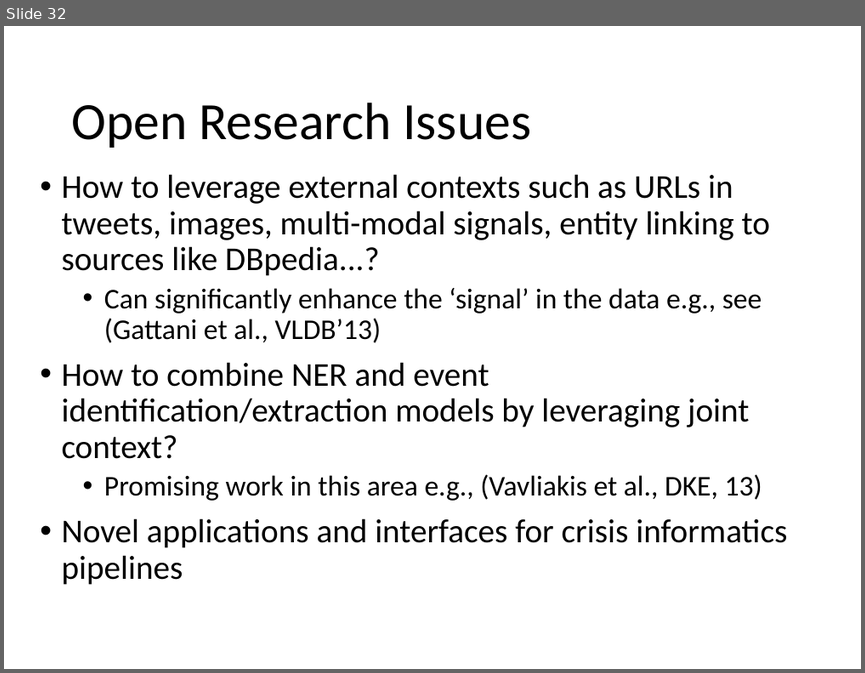
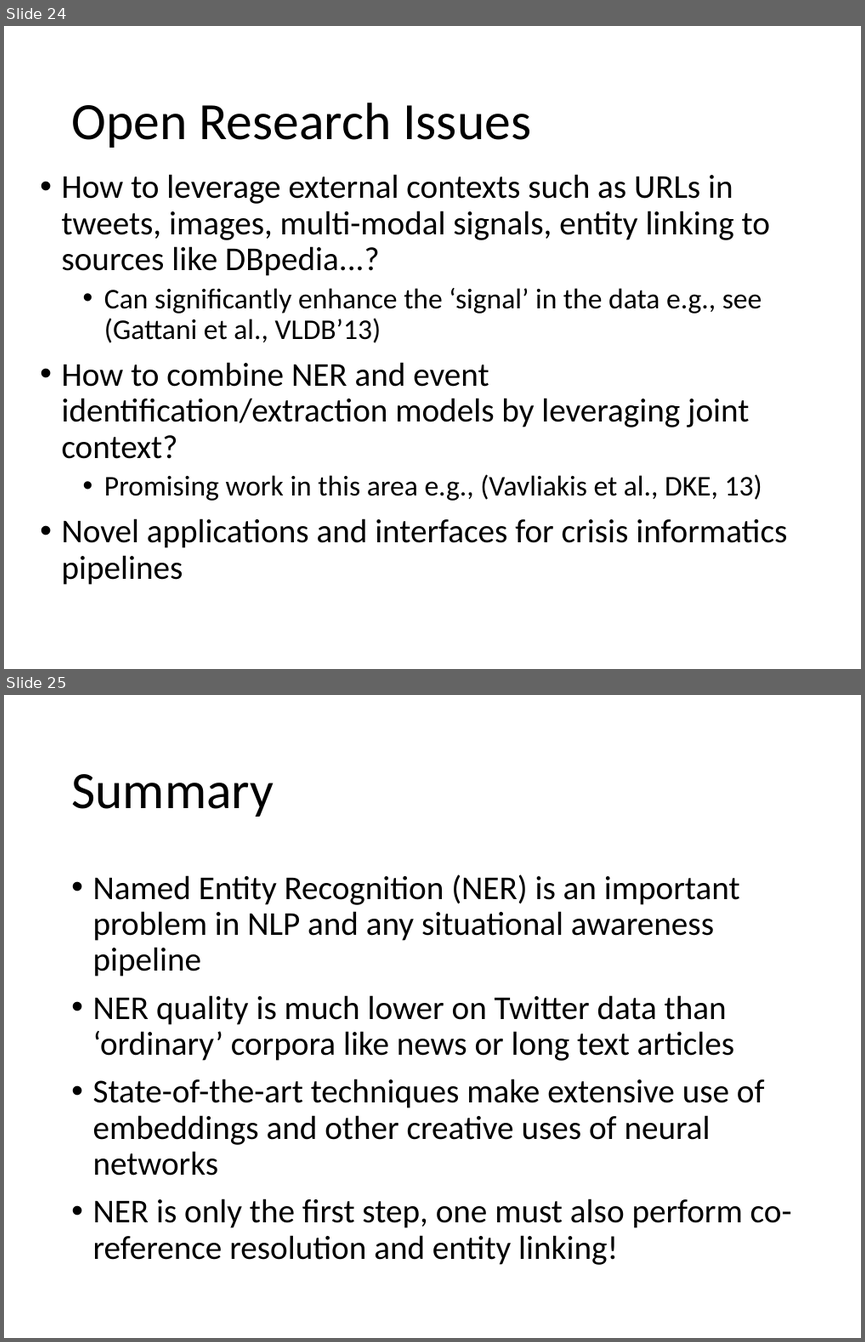
Before and after one commit to evhart/smasac-tutorial, a slide deck: slides/pptx/3-entity-extraction.pptx. Shown one above the other, each under a label of ours: slide 32 before the commit, slides 24 and 25 after it. The pictures are 865x673 and 865x1342 pixels, drawn with LibreOffice and Linux fonts; fonts in the diff are those of the drawing. Boxes give left, top, right and bottom in pixels: in the first picture for what was removed or moved away, otherwise in the second. Text is boxed around its words. In the diff, an @@ line names an element or a change of style, - is before the commit and + after.

```diff
--- a/slides/pptx/3-entity-extraction.pptx
+++ b/slides/pptx/3-entity-extraction.pptx
@@ slide 25 added at [4, 695, 861, 1338], background #FFFFFF @@
@@ title added at [71, 774, 273, 817], 44 pt, text #000000 @@
+Summary
@@ text added at [93, 874, 792, 1265], 28 pt, text #000000 @@
+• Named Entity Recognition (NER) is an important problem in NLP and any situational awareness pipeline
+• NER quality is much lower on Twitter data than ‘ordinary’ corpora like news or long text articles
+• State-of-the-art techniques make extensive use of embeddings and other creative uses of neural networks
+• NER is only the first step, one must also perform co-reference resolution and entity linking!
@@ what was slide 32 is now slide 24 @@
```
Also in this commit, not shown: 5 slides changed, 1 other slide added, 9 slides removed, 1 other file.
